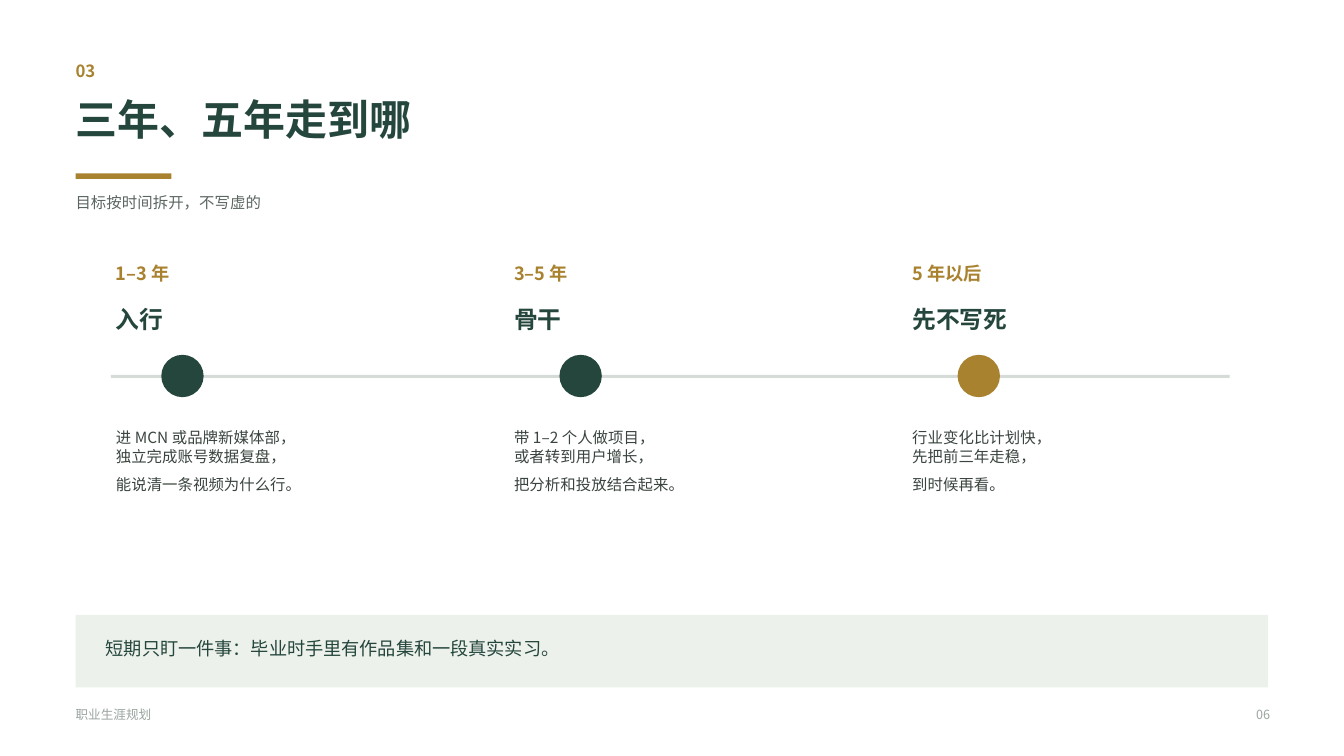
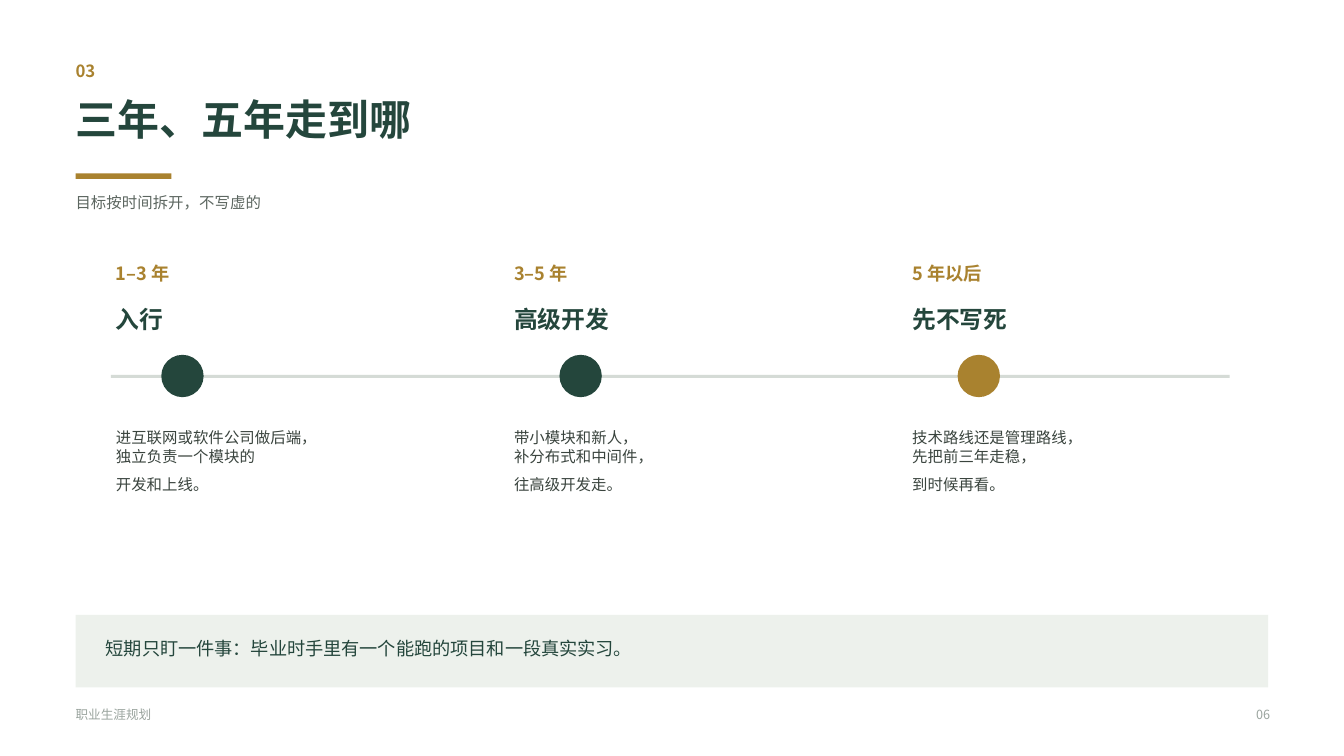
Before and after one commit to SEN-FOREST-21/feiyi-video-analysis, a slide deck: slide 6 of 职业生涯规划.pptx. Drawn at 1344x756 pixels with LibreOffice and Linux fonts; fonts in the diff are those of the drawing. Boxes give left, top, right and bottom in pixels: in the first picture for what was removed or moved away, otherwise in the second. Text is boxed around its words. In the diff, an @@ line names an element or a change of style, - is before the commit and + after.

```diff
--- a/职业生涯规划.pptx
+++ b/职业生涯规划.pptx
@@ text at [514, 307, 609, 330]: text changed @@
-骨干
+高级开发
@@ text at [116, 430, 317, 492]: text changed @@
-进 MCN 或品牌新媒体部，
-独立完成账号数据复盘，
-能说清一条视频为什么行。
+进互联网或软件公司做后端，
+独立负责一个模块的
+开发和上线。
@@ text at [514, 430, 653, 492]: text changed @@
-带 1–2 个人做项目，
-或者转到用户增长，
-把分析和投放结合起来。
+带小模块和新人，
+补分布式和中间件，
+往高级开发走。
@@ text at [912, 430, 1082, 492]: text changed @@
-行业变化比计划快，
-先把前三年走稳，
-到时候再看。
+技术路线还是管理路线，
+先把前三年走稳，
+到时候再看。
@@ text at [106, 639, 632, 657]: text changed @@
-短期只盯一件事：毕业时手里有作品集和一段真实实习。
+短期只盯一件事：毕业时手里有一个能跑的项目和一段真实实习。
```
Also in this commit, not shown: 8 other slides changed, 1 other file.
